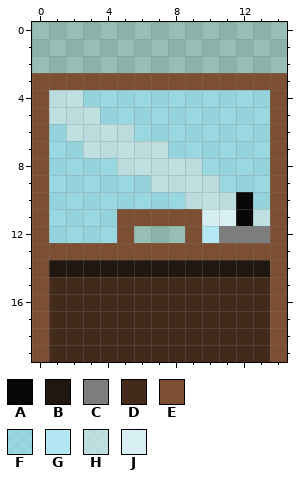
One commit to this pixel-art sprite: images/prop_teller.png. The picture above was drawn from the file before the commit.
The file is 15x20 pixels. Colours within 5 levels of each other are drawn and written as one.
Palette (. is transparent): A #080808  B #201711  C #7d7d7d  D #442a1b  E #7c4e32  F #9be9ff99  G #b8efffd6  H #dbf7ff99  J #e5f9ffd6
Pixels before, first column x 0:
 3 EEEEEEEEEEEEEEE
 4 EHHFFFFFFFFFFFE
 5 EHHHFFFFFFFFFFE
 6 EFHHHHFFFFFFFFE
 7 EFFHHHHHFFFFFFE
 8 EFFFFHHHHHFFFFE
 9 EFFFFFFHHHHFFFE
10 EFFFFFFFFHHHAFE
11 EFFFFEEEEEJJAHE
12 EFFFFE...EGCCCE
13 EEEEEEEEEEEEEEE
14 EBBBBBBBBBBBBBE
15 EDDDDDDDDDDDDDE
16 EDDDDDDDDDDDDDE
17 EDDDDDDDDDDDDDE
18 EDDDDDDDDDDDDDE
19 EDDDDDDDDDDDDDE
After the commit:
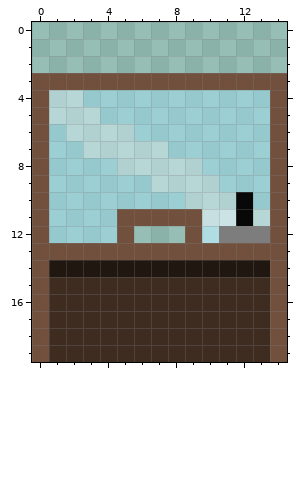
Change:
{"colour":"D","old":"#442a1b","new":"#3e2c21"}
{"colour":"E","old":"#7c4e32","new":"#71513d"}
{"colour":"F","old":"#9be9ff99","new":"#a2e3f978"}
{"colour":"G","old":"#b8efffd6","new":"#bcedfca7"}
{"colour":"H","old":"#dbf7ff99","new":"#dbf4fd78"}
{"colour":"J","old":"#e5f9ffd6","new":"#e7f7fda7"}
